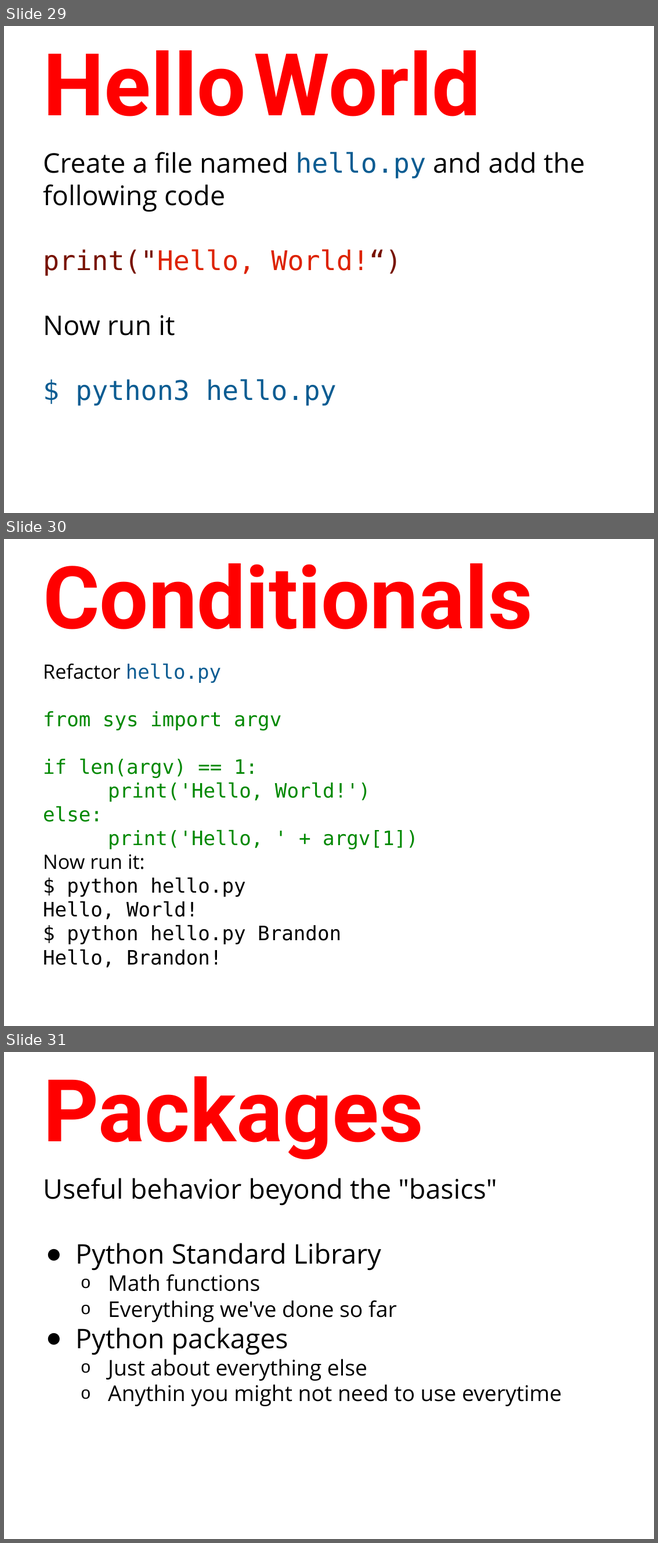
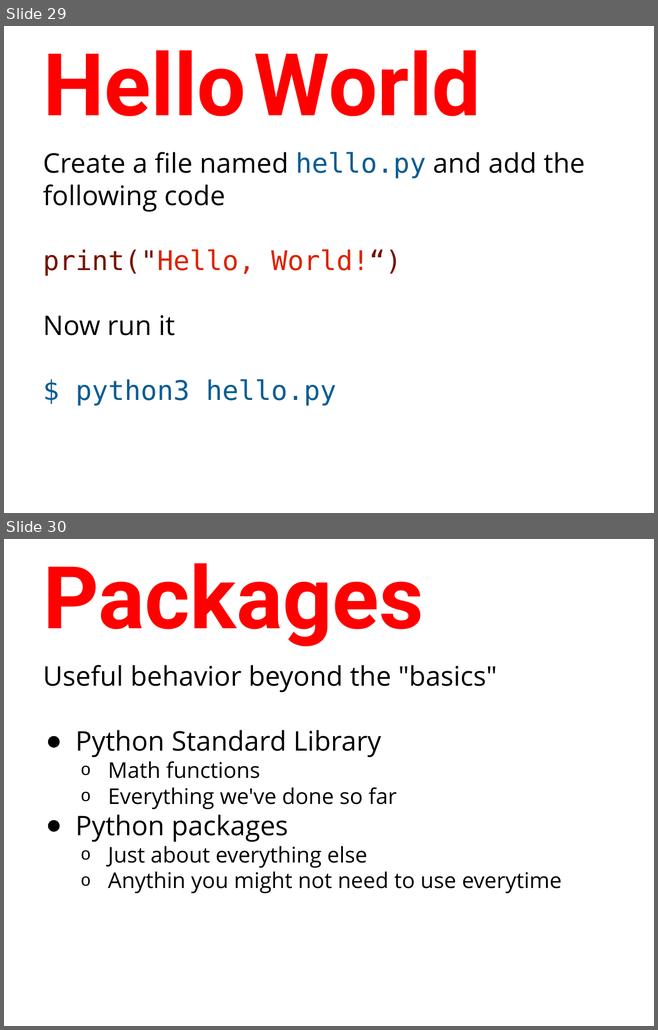
Before and after one commit to humanitiesprogramming/slides, a slide deck: 2018/python/Python Programming Concepts II.pptx. Shown one above the other, each under a label of ours: slides 29, 30 and 31 before the commit, slides 29 and 30 after it. The pictures are 658x1543 and 658x1030 pixels, drawn with LibreOffice and Linux fonts; fonts in the diff are those of the drawing. Boxes give left, top, right and bottom in pixels: in the first picture for what was removed or moved away, otherwise in the second. Text is boxed around its words. In the diff, an @@ line names an element or a change of style, - is before the commit and + after.

Commit message:
Remove another sys

```diff
--- a/2018/python/Python Programming Concepts II.pptx
+++ b/2018/python/Python Programming Concepts II.pptx
@@ slide 30 removed at <box>4,539,654,1026</box>, background #FFFFFF @@
@@ title removed at <box>43,563,532,629</box> @@
-Conditionals
@@ text removed at <box>43,663,418,968</box> @@
-Refactor hello.py
-from sys import argv
-if len(argv) == 1:
-print('Hello, World!')
-else:
-print('Hello, ' + argv[1])
-Now run it:
-$ python hello.py
-Hello, World!
-$ python hello.py Brandon
-Hello, Brandon!
@@ what was slide 31 is now slide 30 @@
```
